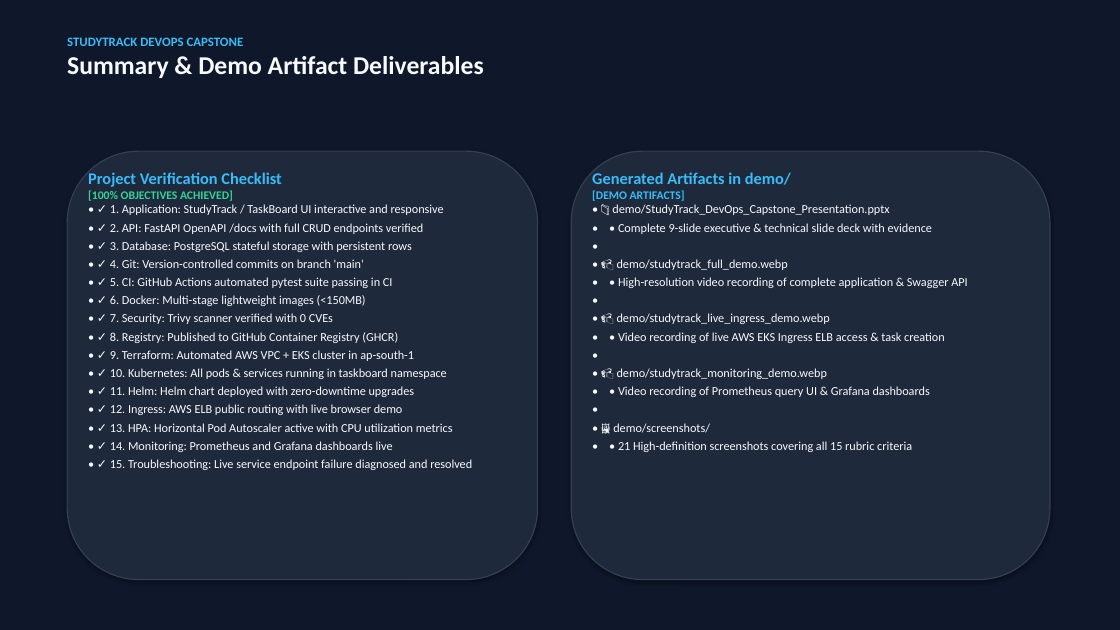
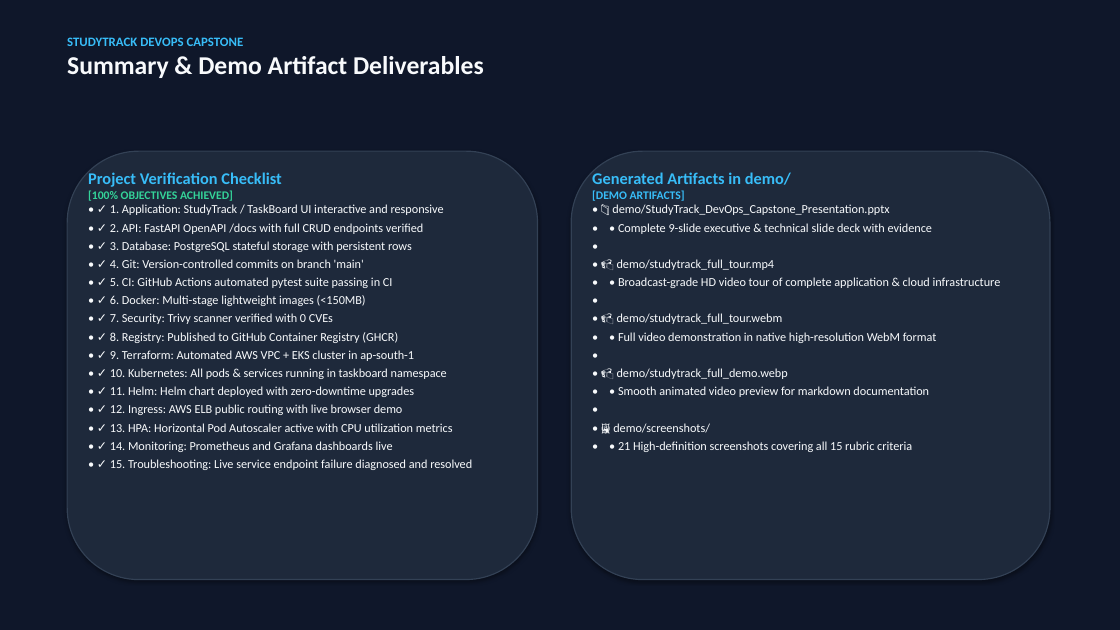
Before and after one commit to shubh-aarambh/Study-Track, a slide deck: slide 9 of demo/StudyTrack_DevOps_Capstone_Presentation.pptx. Drawn at 1120x630 pixels with LibreOffice and Linux fonts; fonts in the diff are those of the drawing. Boxes give left, top, right and bottom in pixels: in the first picture for what was removed or moved away, otherwise in the second. Text is boxed around its words. In the diff, an @@ line names an element or a change of style, - is before the commit and + after.

Commit message:
feat(demo): add complete project tour video in MP4 and WebM formats, remove corrupt recordings

```diff
--- a/demo/StudyTrack_DevOps_Capstone_Presentation.pptx
+++ b/demo/StudyTrack_DevOps_Capstone_Presentation.pptx
@@ text at bbox=[617, 259, 1001, 343]: paragraphs added @@
+• 📹 demo/studytrack_full_tour.mp4
+• • Broadcast-grade HD video tour of complete application & cloud infrastructure
+•
+• 📹 demo/studytrack_full_tour.webm
+• • Full video demonstration in native high-resolution WebM format
+•
@@ text at bbox=[618, 386, 929, 397]: text changed @@
-• • High-resolution video recording of complete application & Swagger API
-•
-• 📹 demo/studytrack_live_ingress_demo.webp
-• • Video recording of live AWS EKS Ingress ELB access & task creation
-•
-• 📹 demo/studytrack_monitoring_demo.webp
-• • Video recording of Prometheus query UI & Grafana dashboards
+• • Smooth animated video preview for markdown documentation
```
Also in this commit, not shown: 11 other files.
